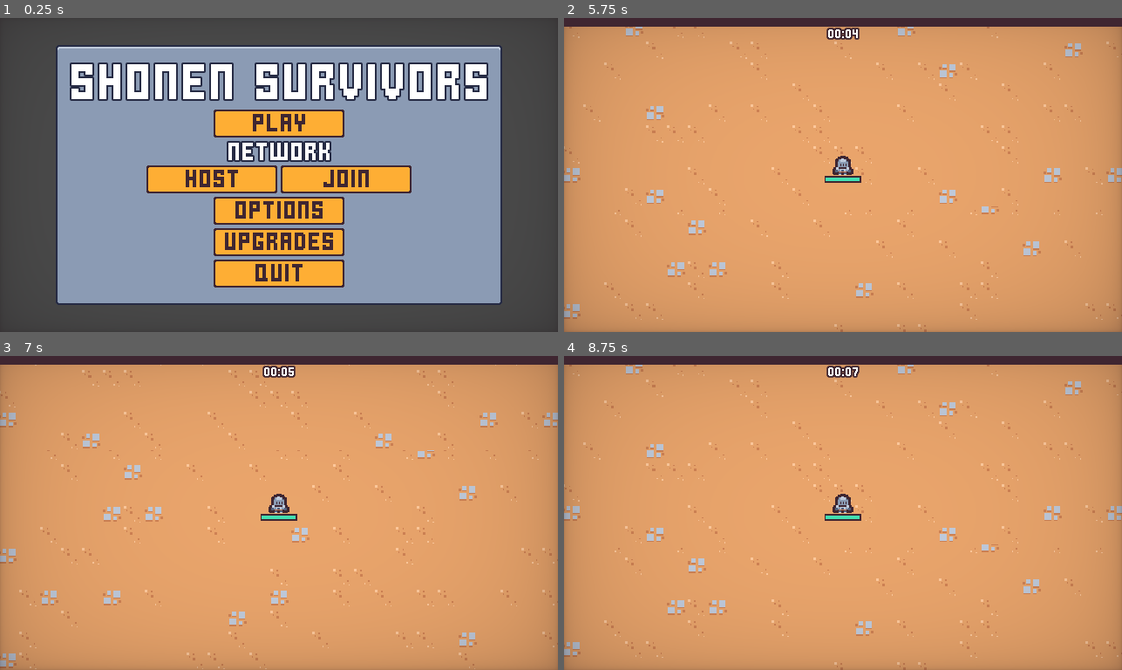
Above: before the commit, frames 1-4 (two rows, left to right).
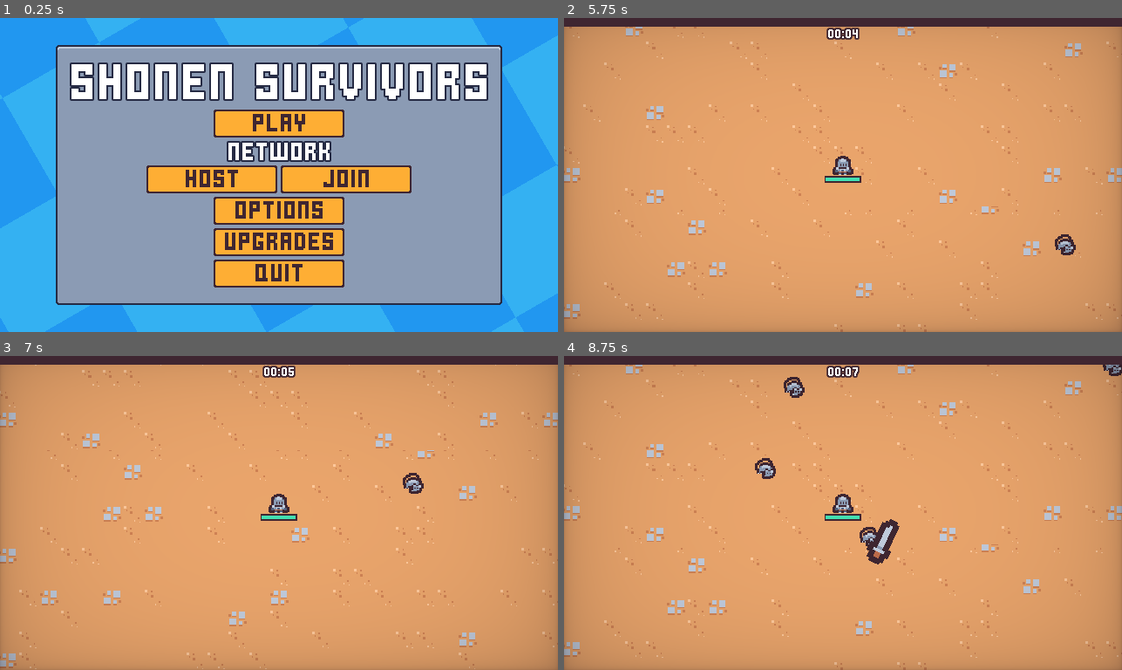
Above: after the commit, the same moments.

Repository: JustinWested/ShonenSurvivors
Game: Godot game, scene res://scenes/ui/main_menu.tscn
The game is run twice, just before and just after one commit, with the same random seed, the same clock (stepped at 60 frames per second) and the same inputs.
Inputs (mouse positions are in pixels of both pictures, inside the frame that each line leads up to):
- Up to frame 1 (0.25 s): no input
- Up to frame 2 (5.75 s): click "play" at 0.5 s; move the mouse to (965, 159) at 1.27 s; press the mouse at (965, 159) at 1.28 s; hold D (move_right) 1.28-2 s; release the mouse at (965, 159) at 2 s; drag from (731, 190) to (848, 168) at 2.02 s; move the mouse to (898, 105) at 2.77 s; press the mouse at (898, 105) at 2.78 s; hold D (move_right) 2.78-3.5 s; release the mouse at (898, 105) at 3.5 s; drag from (815, 237) to (675, 127) at 3.52 s; move the mouse to (1010, 222) at 4.27 s; press the mouse at (1010, 222) at 4.28 s; hold A (move_left) 4.28-5 s; release the mouse at (1010, 222) at 5 s; drag from (675, 127) to (837, 168) at 5.02 s
- Up to frame 3 (7 s): move the mouse to (306, 513) at 5.77 s; press the mouse at (306, 513) at 5.78 s; hold S (move_down) 5.78-6.5 s; release the mouse at (306, 513) at 6.5 s; drag from (195, 434) to (167, 528) at 6.52 s
- Up to frame 4 (8.75 s): move the mouse to (965, 497) at 7.27 s; press the mouse at (965, 497) at 7.28 s; hold W (move_up) 7.28-8 s; release the mouse at (965, 497) at 8 s; drag from (731, 528) to (843, 497) at 8.02 s

The runs differ from the first frame. In frame 1, 34% of the frame differs, in the area x 0-100%, y 0-100%; in frame 2, 0.2%; in frame 3, 0.2%; in frame 4, 1.0%.

Commit message:
Continuing multiplayer developement. Lots of refactoring for things to work with mp

Diff:
--- a/project.godot
+++ b/project.godot
@@ -92,6 +92,7 @@
 2d_physics/layer_3="Enemy"
 2d_physics/layer_4="EnemyCollision"
 2d_physics/layer_5="PlayerPickup"
+2d_physics/layer_9="player_hurtbox"
 
 [rendering]
 
--- a/scenes/ability/anvil_ability_controller/anvil_ability_controller.gd
+++ b/scenes/ability/anvil_ability_controller/anvil_ability_controller.gd
@@ -1,7 +1,7 @@
 extends Node
 
 const BASE_RANGE = 100
-const BASE_DAMAGE = 50
+const BASE_DAMAGE = 10
 
 @export var anvil_ability_scene: PackedScene
 
--- a/scenes/ability/axe_ability_controller/axe_ability_controller.gd
+++ b/scenes/ability/axe_ability_controller/axe_ability_controller.gd
@@ -2,7 +2,7 @@
 
 @export var axe_ability_scene: PackedScene
 
-var base_damage = 10
+var base_damage = 5
 var additional_damage_percent = 1
 var axe_count = 0
 
--- a/scenes/ability/spear_ability_controller/spear_ability_controller.gd
+++ b/scenes/ability/spear_ability_controller/spear_ability_controller.gd
@@ -2,7 +2,7 @@
 
 @export var spear_ability_scene: PackedScene
 
-var base_damage = 25
+var base_damage = 5
 const MAX_TARGETING_RANGE = 1000
 
 
--- a/scenes/autoload/game_events.gd
+++ b/scenes/autoload/game_events.gd
@@ -3,6 +3,7 @@
 signal experience_vial_collected(number: float)
 signal ability_upgrade_added(upgrade: AbilityUpgrade, current_upgrades: Dictionary)
 signal player_damaged
+signal player_died
 
 func emit_experience_vial_collected(number: float):
 	experience_vial_collected.emit(number)
@@ -12,3 +13,6 @@
 
 func emit_player_damaged():
 	player_damaged.emit()
+
+func emit_player_died():
+	player_died.emit()
--- a/scenes/components/health_component.gd
+++ b/scenes/components/health_component.gd
@@ -12,14 +12,16 @@
 	current_health = max_health
 
 func damage(damage_amount: float):
-	current_health = clamp(current_health - damage_amount, 0, max_health)
-	health_changed.emit()
-	if damage_amount > 0:
-		health_decreased.emit()
-	Callable(check_death).call_deferred()
+	if is_multiplayer_authority():
+		current_health = clamp(current_health - damage_amount, 0, max_health)
+		health_changed.emit()
+		if damage_amount > 0:
+			health_decreased.emit()
+		Callable(check_death).call_deferred()
 
 func heal(heal_amount: int):
-	damage(-heal_amount)
+	if is_multiplayer_authority():
+		damage(-heal_amount)
 
 func get_health_percent():
 	if max_health <= 0:
--- a/scenes/components/hitbox_component.gd
+++ b/scenes/components/hitbox_component.gd
@@ -1,4 +1,5 @@
+class_name HitboxComponent
 extends Area2D
-class_name HitboxComponent
 
-var damage = 0
+
+@export var damage = 0
--- a/scenes/components/hurtbox_component.gd
+++ b/scenes/components/hurtbox_component.gd
@@ -1,9 +1,9 @@
+class_name HurtboxComponent
 extends Area2D
-class_name HurtboxComponent
 
 signal hit
 
-@export var health_component: Node
+@export var health_component: HealthComponent
 
 var floating_text_scene = preload("res://scenes/ui/floating_text.tscn")
 
@@ -12,12 +12,7 @@
 
 
 func on_area_entered(other_area: Area2D):
-	if !is_multiplayer_authority():
-		return
-
-	if not other_area is HitboxComponent:
-		return
-	if health_component == null:
+	if !is_multiplayer_authority() or other_area is not HitboxComponent or health_component == null:
 		return
 
 	var hitbox_component = other_area as HitboxComponent
--- a/scenes/game_object/basic_enemy/basic_enemy.tscn
+++ b/scenes/game_object/basic_enemy/basic_enemy.tscn
@@ -13,13 +13,14 @@
 [ext_resource type="AudioStream" uid="uid://c7hx1jyjvbxjb" path="res://assets/audio/footstep_carpet_002.ogg" id="11_jimn8"]
 [ext_resource type="AudioStream" uid="uid://dyqde6hcew5cu" path="res://assets/audio/footstep_carpet_003.ogg" id="12_qku51"]
 [ext_resource type="AudioStream" uid="uid://lcts8w2x5k5j" path="res://assets/audio/footstep_carpet_004.ogg" id="13_ws2by"]
+[ext_resource type="PackedScene" uid="uid://4h2okramx2w" path="res://scenes/components/hitbox_component.tscn" id="14_j5o3q"]
 
 [sub_resource type="SceneReplicationConfig" id="SceneReplicationConfig_fcrlo"]
 properties/0/path = NodePath(".:global_position")
 properties/0/spawn = true
 properties/0/replication_mode = 1
 
-[sub_resource type="Shader" id="Shader_fcrlo"]
+[sub_resource type="Shader" id="Shader_j5o3q"]
 resource_local_to_scene = true
 code = "shader_type canvas_item;
 
@@ -49,6 +50,8 @@
 
 [sub_resource type="CircleShape2D" id="CircleShape2D_xfhaa"]
 radius = 6.0
+
+[sub_resource type="CircleShape2D" id="CircleShape2D_ws2by"]
 
 [node name="BasicEnemy" type="CharacterBody2D" groups=["enemy"]]
 collision_layer = 9
@@ -103,3 +106,12 @@
 [node name="HitBox" type="CollisionShape2D" parent="."]
 position = Vector2(0, -4)
 shape = SubResource("CircleShape2D_xfhaa")
+
+[node name="HitboxComponent" parent="." instance=ExtResource("14_j5o3q")]
+position = Vector2(0, -4)
+collision_layer = 8
+damage = 1
+
+[node name="CollisionShape2D" type="CollisionShape2D" parent="HitboxComponent"]
+scale = Vector2(0.535, 0.535)
+shape = SubResource("CircleShape2D_ws2by")
--- a/scenes/game_object/bat_enemy/bat_enemy.gd
+++ b/scenes/game_object/bat_enemy/bat_enemy.gd
@@ -17,10 +17,13 @@
 	if not is_instance_valid(target_player):
 		return
 	var direction = (target_player.global_position - global_position).normalized()
-	velocity_component.accelerate_in_direction(direction, delta)
-	velocity_component.move(self)
+	if is_multiplayer_authority():
+		velocity_component.accelerate_in_direction(direction, delta)
+		velocity_component.move(self)
 
 func acquire_nearest_player():
+	if !is_multiplayer_authority():
+		return
 	var players = get_tree().get_nodes_in_group("player")
 	var closest_player: Node2D = null
 	var closest_distance_sq = INF
--- a/scenes/game_object/bat_enemy/bat_enemy.tscn
+++ b/scenes/game_object/bat_enemy/bat_enemy.tscn
@@ -133,6 +133,8 @@
 shape = SubResource("CircleShape2D_g36cv")
 
 [node name="TargetAcquisitionTimer" type="Timer" parent="."]
+wait_time = 0.25
+autostart = true
 
 [node name="AnimationPlayer" type="AnimationPlayer" parent="."]
 libraries = {
--- a/scenes/game_object/crab_enemy/crab_enemy.gd
+++ b/scenes/game_object/crab_enemy/crab_enemy.gd
@@ -17,10 +17,13 @@
 	if not is_instance_valid(target_player):
 		return
 	var direction = (target_player.global_position - global_position).normalized()
-	velocity_component.accelerate_in_direction(direction, delta)
-	velocity_component.move(self)
+	if is_multiplayer_authority():
+		velocity_component.accelerate_in_direction(direction, delta)
+		velocity_component.move(self)
 
 func acquire_nearest_player():
+	if !is_multiplayer_authority():
+		return
 	var players = get_tree().get_nodes_in_group("player")
 	var closest_player: Node2D = null
 	var closest_distance_sq = INF
--- a/scenes/game_object/crab_enemy/crab_enemy.tscn
+++ b/scenes/game_object/crab_enemy/crab_enemy.tscn
@@ -72,6 +72,8 @@
 shape = SubResource("CircleShape2D_g36cv")
 
 [node name="TargetAcquisitionTimer" type="Timer" parent="."]
+wait_time = 0.25
+autostart = true
 
 [node name="AudioStreamPlayer2D" type="AudioStreamPlayer2D" parent="."]
 stream = SubResource("AudioStreamRandomizer_p53jy")
--- a/scenes/game_object/player/player.gd
+++ b/scenes/game_object/player/player.gd
@@ -24,6 +24,7 @@
 	damage_interval_timer.timeout.connect(on_damage_interval_timer_timeout)
 	health_component.health_decreased.connect(on_health_decreased)
 	health_component.health_changed.connect(on_health_changed)
+	health_component.died.connect(on_player_died)
 	GameEvents.ability_upgrade_added.connect(on_ability_upgrade_added)
 	update_health_display()
 
@@ -84,13 +85,16 @@
 	$AudioStreamPlayer2D.play()
 
 
+func on_player_died():
+	GameEvents.emit_player_died()
+
 func on_health_changed():
 	update_health_display()
 
 
 func on_ability_upgrade_added(ability_upgrade: AbilityUpgrade, current_upgrades: Dictionary):
 	if ability_upgrade is Ability:
-		var ability = ability_upgrade as Ability
+		var _ability = ability_upgrade as Ability
 		abilities.add_child(ability_upgrade.ability_controller_scene.instantiate())
 
 
@@ -98,3 +102,5 @@
 	var health_regen_quantity = 1 + MetaProgression.get_upgrade_count("health_regen")
 	if health_regen_quantity > 0:
 		health_component.heal(health_regen_quantity)
+	print("regen health")
+	health_regen_timer.start()
--- a/scenes/game_object/player/player.tscn
+++ b/scenes/game_object/player/player.tscn
@@ -62,7 +62,7 @@
 one_shot = true
 
 [node name="HealthRegenTimer" type="Timer" parent="."]
-wait_time = 5.0
+wait_time = 30.0
 autostart = true
 
 [node name="HealthBar" type="ProgressBar" parent="."]
--- a/scenes/main/main.gd
+++ b/scenes/main/main.gd
@@ -9,7 +9,8 @@
 var pause_menu_scene = preload("res://scenes/ui/pause_menu.tscn")
 
 func _ready():
-	#$%Player.health_component.died.connect(on_player_died)
+	GameEvents.player_died.connect(on_player_died)
+
 
 #NETWORK MULTIPLAYER RELATED CODE BEYOND THIS POINT
 #NETWORK MULTIPLAYER RELATED CODE BEYOND THIS POINT
@@ -21,7 +22,6 @@
 		return player
 
 	peer_ready.rpc_id(1)
-
 
 
 func _unhandled_input(event):
--- a/scenes/main/main.tscn
+++ b/scenes/main/main.tscn
@@ -35,7 +35,6 @@
 [node name="ArenaTimeManager" parent="." instance=ExtResource("2_67c3q")]
 
 [node name="EnemyManager" parent="." node_paths=PackedStringArray("arena_time_manager") instance=ExtResource("1_7cyh6")]
-process_mode = 4
 arena_time_manager = NodePath("../ArenaTimeManager")
 
 [node name="ExperienceManager" parent="." instance=ExtResource("4_hujxm")]
--- a/scenes/manager/enemy_manager.gd
+++ b/scenes/manager/enemy_manager.gd
@@ -33,14 +33,18 @@
 
 func spawn_enemy():
 	var player = get_tree().get_first_node_in_group("player") as Node2D
+	if player == null:
+		return
+
 	for i in number_to_spawn:
 		var enemy_scene = enemy_table.pick_items()
 		var enemy = enemy_scene.instantiate()
 		var random_direction = Vector2.RIGHT.rotated(randf_range(0, TAU))
 		var spawn_position = player.global_position + (random_direction * SPAWN_RADIUS)
+		enemy.global_position = spawn_position
 		var entities_layer = get_tree().get_first_node_in_group("entities_layer")
 		entities_layer.add_child(enemy, true)
-		enemy.global_position = spawn_position
+
 
 func on_arena_difficulty_increased(arena_difficulty: int):
 	var time_off = (.1/12) * arena_difficulty
--- /dev/null
+++ b/scenes/ui/main_menu.gdshader
@@ -0,0 +1,14 @@
+shader_type canvas_item;
+
+void vertex() {
+	// Called for every vertex the material is visible on.
+}
+
+void fragment() {
+	// Called for every pixel the material is visible on.
+}
+
+//void light() {
+//	// Called for every pixel for every light affecting the CanvasItem.
+//	// Uncomment to replace the default light processing function with this one.
+//}
--- a/scenes/ui/main_menu.tscn
+++ b/scenes/ui/main_menu.tscn
@@ -1,11 +1,25 @@
-[gd_scene load_steps=4 format=3 uid="uid://u5o0yji32q3c"]
+[gd_scene load_steps=7 format=3 uid="uid://u5o0yji32q3c"]
 
 [ext_resource type="Script" uid="uid://b5mnhjbermeti" path="res://scenes/ui/main_menu.gd" id="1_fe2o3"]
 [ext_resource type="PackedScene" uid="uid://bfu8cj3s2kvu" path="res://scenes/ui/sound_button.tscn" id="2_1g8jr"]
 [ext_resource type="PackedScene" uid="uid://fg3si73tjlgi" path="res://scenes/ui/vignette.tscn" id="2_m1kxf"]
+[ext_resource type="Shader" uid="uid://ncwgb6028rsx" path="res://scenes/ui/main_menu.gdshader" id="2_x2yvf"]
+[ext_resource type="Texture2D" uid="uid://bma355yye2ukd" path="res://background.png" id="3_uhagc"]
+
+[sub_resource type="ShaderMaterial" id="ShaderMaterial_btxxm"]
+shader = ExtResource("2_x2yvf")
 
 [node name="MainMenu" type="CanvasLayer"]
 script = ExtResource("1_fe2o3")
+
+[node name="Sprite2D" type="Sprite2D" parent="."]
+texture_repeat = 2
+material = SubResource("ShaderMaterial_btxxm")
+position = Vector2(298, 171)
+rotation = -0.523598
+texture = ExtResource("3_uhagc")
+region_enabled = true
+region_rect = Rect2(0, 0, 1200, 1200)
 
 [node name="MarginContainer" type="MarginContainer" parent="."]
 anchors_preset = 15
Binary file added: background.png
Not shown: 3 places in scenes/game_object/basic_enemy/basic_enemy.tscn that only renumber resources
Not shown, added: scenes/ui/main_menu.gdshader.uid
